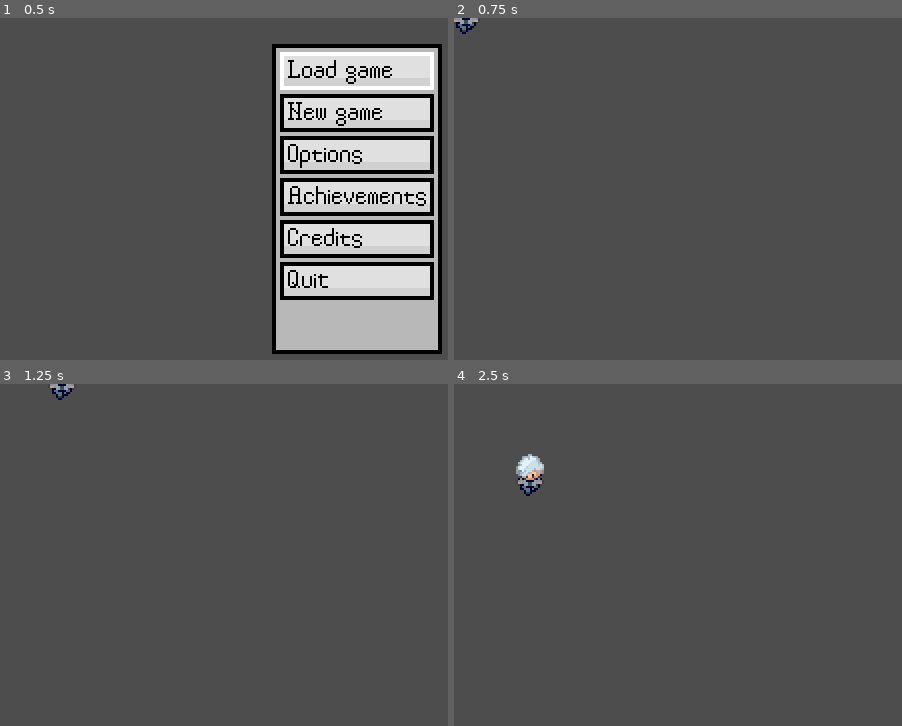
Above: before the commit, frames 1-4 (two rows, left to right).
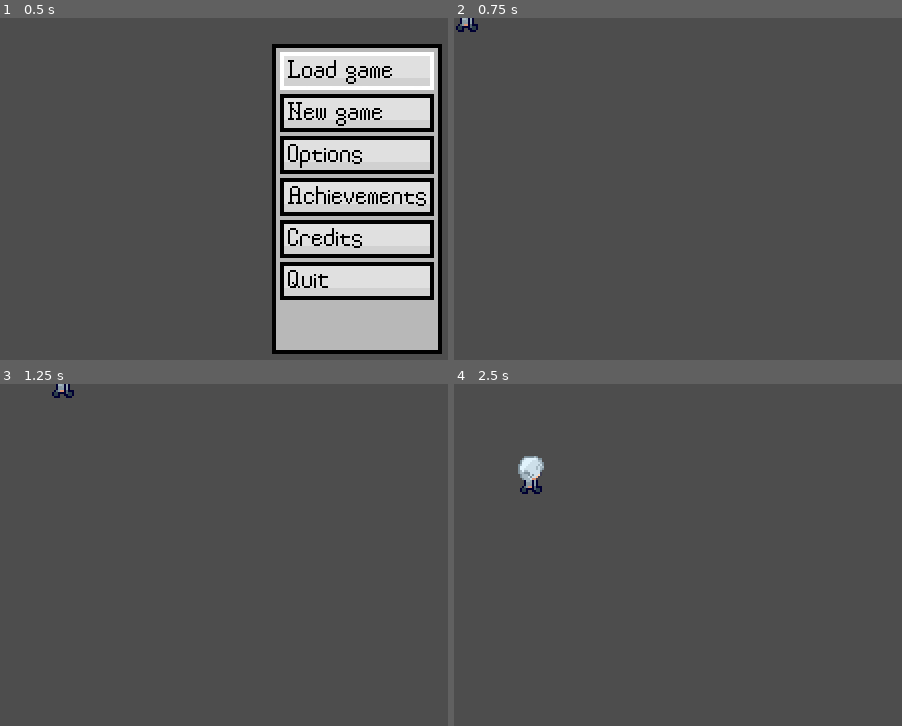
Above: after the commit, the same moments.

Repository: Elvin-Smile/Apellations-Persona
Game: Godot game, scene res://0z_Scenes/main.tscn
Two runs of this game, one before a commit and one after it. Both use one fixed random seed, a clock stepped at 60 frames per second and the inputs below.
Inputs:
- Up to frame 1 (0.5 s): no input
- Up to frame 2 (0.75 s): tap Enter at 0.5 s; hold D (Right) from 0.53 s (still down); tap Space (Confirm) at 0.6 s
- Up to frame 3 (1.25 s): keep holding D (Right)
- Up to frame 4 (2.5 s): release D (Right) at 1.28 s; hold S (Down) 1.28-2.03 s; tap Space (Confirm) at 1.35, 2.1 s; hold D (Right) from 2.03 s (still down)

Frame 1 is identical in both runs. In frame 2, 0.2% of the frame differs, in the area x 0-6%, y 0-5%; in frame 3, 0.2%; in frame 4, 0.4%, in the area x 13-21%, y 20-33%.

Commit message:
Walking animaton 0.5

Diff:
--- /dev/null
+++ b/0z_Scenes/jan.gd
@@ -0,0 +1 @@
+extends AnimationPlayer
--- /dev/null
+++ b/0z_Scenes/marko.gd
@@ -0,0 +1,12 @@
+extends AccompliceGuy
+
+const animation_list : Array = ["_up", "_down", "_left", "_right"];
+@onready var smalcelj : AnimationPlayer = $Jan;
+
+func _on_standing(dirc: int) -> void:
+	smalcelj.play("idle"+animation_list[dirc]);
+
+
+
+func _on_walking(dirc: int) -> void:
+	smalcelj.play("walk"+animation_list[dirc]);
--- a/0z_Scenes/marko_v01.tscn
+++ b/0z_Scenes/marko_v01.tscn
@@ -1,19 +1,185 @@
-[gd_scene load_steps=4 format=3 uid="uid://geh42eeyin7c"]
+[gd_scene load_steps=15 format=3 uid="uid://geh42eeyin7c"]
 
-[ext_resource type="Script" uid="uid://cuba4ephfkfme" path="res://accomplice_guy_class.gd" id="1_s32s5"]
+[ext_resource type="Script" uid="uid://pek3dnvonhe8" path="res://0z_Scenes/marko.gd" id="1_163vl"]
 [ext_resource type="Texture2D" uid="uid://fbmii74usmb5" path="res://Marko Petriković/petrikovic_s0_v0.png" id="2_rm3ia"]
+[ext_resource type="Script" uid="uid://ovcr8vkccxwm" path="res://0z_Scenes/jan.gd" id="3_jkqyi"]
 
 [sub_resource type="RectangleShape2D" id="RectangleShape2D_t3k04"]
 size = Vector2(16, 16)
 
+[sub_resource type="Animation" id="Animation_eqvma"]
+length = 0.001
+tracks/0/type = "value"
+tracks/0/imported = false
+tracks/0/enabled = true
+tracks/0/path = NodePath("Petrikovic:frame")
+tracks/0/interp = 1
+tracks/0/loop_wrap = true
+tracks/0/keys = {
+"times": PackedFloat32Array(0.033333335),
+"transitions": PackedFloat32Array(1),
+"update": 1,
+"values": [0]
+}
+
+[sub_resource type="Animation" id="Animation_25btw"]
+resource_name = "idle_down"
+tracks/0/type = "value"
+tracks/0/imported = false
+tracks/0/enabled = true
+tracks/0/path = NodePath("Petrikovic:frame")
+tracks/0/interp = 1
+tracks/0/loop_wrap = true
+tracks/0/keys = {
+"times": PackedFloat32Array(0),
+"transitions": PackedFloat32Array(1),
+"update": 1,
+"values": [1]
+}
+
+[sub_resource type="Animation" id="Animation_jkqyi"]
+resource_name = "idle_left"
+tracks/0/type = "value"
+tracks/0/imported = false
+tracks/0/enabled = true
+tracks/0/path = NodePath("Petrikovic:frame")
+tracks/0/interp = 1
+tracks/0/loop_wrap = true
+tracks/0/keys = {
+"times": PackedFloat32Array(0),
+"transitions": PackedFloat32Array(1),
+"update": 1,
+"values": [7]
+}
+
+[sub_resource type="Animation" id="Animation_163vl"]
+resource_name = "idle_right"
+tracks/0/type = "value"
+tracks/0/imported = false
+tracks/0/enabled = true
+tracks/0/path = NodePath("Petrikovic:frame")
+tracks/0/interp = 1
+tracks/0/loop_wrap = true
+tracks/0/keys = {
+"times": PackedFloat32Array(0),
+"transitions": PackedFloat32Array(1),
+"update": 1,
+"values": [10]
+}
+
+[sub_resource type="Animation" id="Animation_wecnt"]
+resource_name = "idle_up"
+tracks/0/type = "value"
+tracks/0/imported = false
+tracks/0/enabled = true
+tracks/0/path = NodePath("Petrikovic:frame")
+tracks/0/interp = 1
+tracks/0/loop_wrap = true
+tracks/0/keys = {
+"times": PackedFloat32Array(0),
+"transitions": PackedFloat32Array(1),
+"update": 1,
+"values": [4]
+}
+
+[sub_resource type="Animation" id="Animation_rsnmf"]
+resource_name = "walk_down"
+length = 0.5333
+loop_mode = 1
+tracks/0/type = "value"
+tracks/0/imported = false
+tracks/0/enabled = true
+tracks/0/path = NodePath("Petrikovic:frame")
+tracks/0/interp = 1
+tracks/0/loop_wrap = true
+tracks/0/keys = {
+"times": PackedFloat32Array(0),
+"transitions": PackedFloat32Array(1),
+"update": 1,
+"values": [0]
+}
+
+[sub_resource type="Animation" id="Animation_k4fgd"]
+resource_name = "walk_left"
+loop_mode = 1
+tracks/0/type = "value"
+tracks/0/imported = false
+tracks/0/enabled = true
+tracks/0/path = NodePath("Petrikovic:frame")
+tracks/0/interp = 1
+tracks/0/loop_wrap = true
+tracks/0/keys = {
+"times": PackedFloat32Array(0),
+"transitions": PackedFloat32Array(1),
+"update": 1,
+"values": [6]
+}
+
+[sub_resource type="Animation" id="Animation_ci2ro"]
+resource_name = "walk_right"
+loop_mode = 1
+tracks/0/type = "value"
+tracks/0/imported = false
+tracks/0/enabled = true
+tracks/0/path = NodePath("Petrikovic:frame")
+tracks/0/interp = 1
+tracks/0/loop_wrap = true
+tracks/0/keys = {
+"times": PackedFloat32Array(0),
+"transitions": PackedFloat32Array(1),
+"update": 1,
+"values": [9]
+}
+
+[sub_resource type="Animation" id="Animation_myumf"]
+resource_name = "walk_up"
+loop_mode = 1
+tracks/0/type = "value"
+tracks/0/imported = false
+tracks/0/enabled = true
+tracks/0/path = NodePath("Petrikovic:frame")
+tracks/0/interp = 1
+tracks/0/loop_wrap = true
+tracks/0/keys = {
+"times": PackedFloat32Array(0),
+"transitions": PackedFloat32Array(1),
+"update": 1,
+"values": [3]
+}
+
+[sub_resource type="AnimationLibrary" id="AnimationLibrary_sje15"]
+_data = {
+&"RESET": SubResource("Animation_eqvma"),
+&"idle_down": SubResource("Animation_25btw"),
+&"idle_left": SubResource("Animation_jkqyi"),
+&"idle_right": SubResource("Animation_163vl"),
+&"idle_up": SubResource("Animation_wecnt"),
+&"walk_down": SubResource("Animation_rsnmf"),
+&"walk_left": SubResource("Animation_k4fgd"),
+&"walk_right": SubResource("Animation_ci2ro"),
+&"walk_up": SubResource("Animation_myumf")
+}
+
 [node name="Marko" type="CharacterBody2D"]
-script = ExtResource("1_s32s5")
+script = ExtResource("1_163vl")
 metadata/_custom_type_script = "uid://cuba4ephfkfme"
 
 [node name="Petrikovic" type="Sprite2D" parent="."]
 position = Vector2(0, -4)
 texture = ExtResource("2_rm3ia")
 hframes = 12
+frame = 4
 
 [node name="Guberina" type="CollisionShape2D" parent="."]
 shape = SubResource("RectangleShape2D_t3k04")
+
+[node name="Jan" type="AnimationPlayer" parent="."]
+unique_name_in_owner = true
+libraries = {
+&"": SubResource("AnimationLibrary_sje15")
+}
+autoplay = "idle_down"
+script = ExtResource("3_jkqyi")
+
+[connection signal="standing" from="." to="." method="_on_standing"]
+[connection signal="walking" from="." to="." method="_on_walking"]
--- a/accomplice_guy_class.gd
+++ b/accomplice_guy_class.gd
@@ -1,6 +1,9 @@
 @icon("res://accomplice_guy_icon.png")
 extends Guy
 class_name AccompliceGuy
+
+signal walking(dirc : int);
+signal standing(dirc : int);
 
 const pixel_speed : int = 1;
 const tile_size : int = 16;
@@ -11,6 +14,7 @@
 var delta_movement_time = movement_delay;
 var moving : bool = false;
 var huh : bool = false;
+var current_animation = 0;
 
 func _ready():
 	pass;
@@ -22,10 +26,16 @@
 		goal.y += Input.get_axis("Up", "Down")*tile_size;
 		movement.x = 0; movement.y = Input.get_axis("Up", "Down")*pixel_speed;
 		moving = true;
+		if (movement.y):
+			current_animation = 0.5+movement.y*0.5;
+			walking.emit(current_animation);
 	if ((position == goal) and (delta_movement_time >= movement_delay)):
 		goal.x += Input.get_axis("Left", "Right")*tile_size;
 		movement.x = Input.get_axis("Left", "Right")*pixel_speed; movement.y = 0;
 		moving = true;
+		if (movement.x):
+			current_animation = 2.5+movement.x*0.5;
+			walking.emit(current_animation);
 
 func _physics_process(_delta):
 	huh = moving;
@@ -36,6 +46,8 @@
 	if (huh): delta_movement_time += 1;
 	if (huh): position += movement;
 	if (position == goal):
-		if (moving): delta_movement_time = 0;
+		if (moving):
+			delta_movement_time = 0;
+			standing.emit(current_animation);
 		moving = false;
 		movement = Vector2.ZERO;
--- a/option_list_class.gd
+++ b/option_list_class.gd
@@ -14,7 +14,7 @@
 		get_child(i).hide();
 	print(button_num);
 
-func _process(delta):
+func _process(_delta):
 	#pointer selekcija
 	if ((Input.is_action_just_pressed("Down")) or (Input.is_action_just_pressed("Right"))):
 		get_child(pointer).hide();
Not shown, added: 0z_Scenes/jan.gd.uid
Not shown, added: 0z_Scenes/marko.gd.uid
Not shown, added: 0z_Scenes/marko_v01.tscn17264713532.tmp
Not shown, added: 0z_Scenes/marko_v01.tscn17271092563.tmp
Not shown, added: 0z_Scenes/marko_v01.tscn17277322595.tmp
